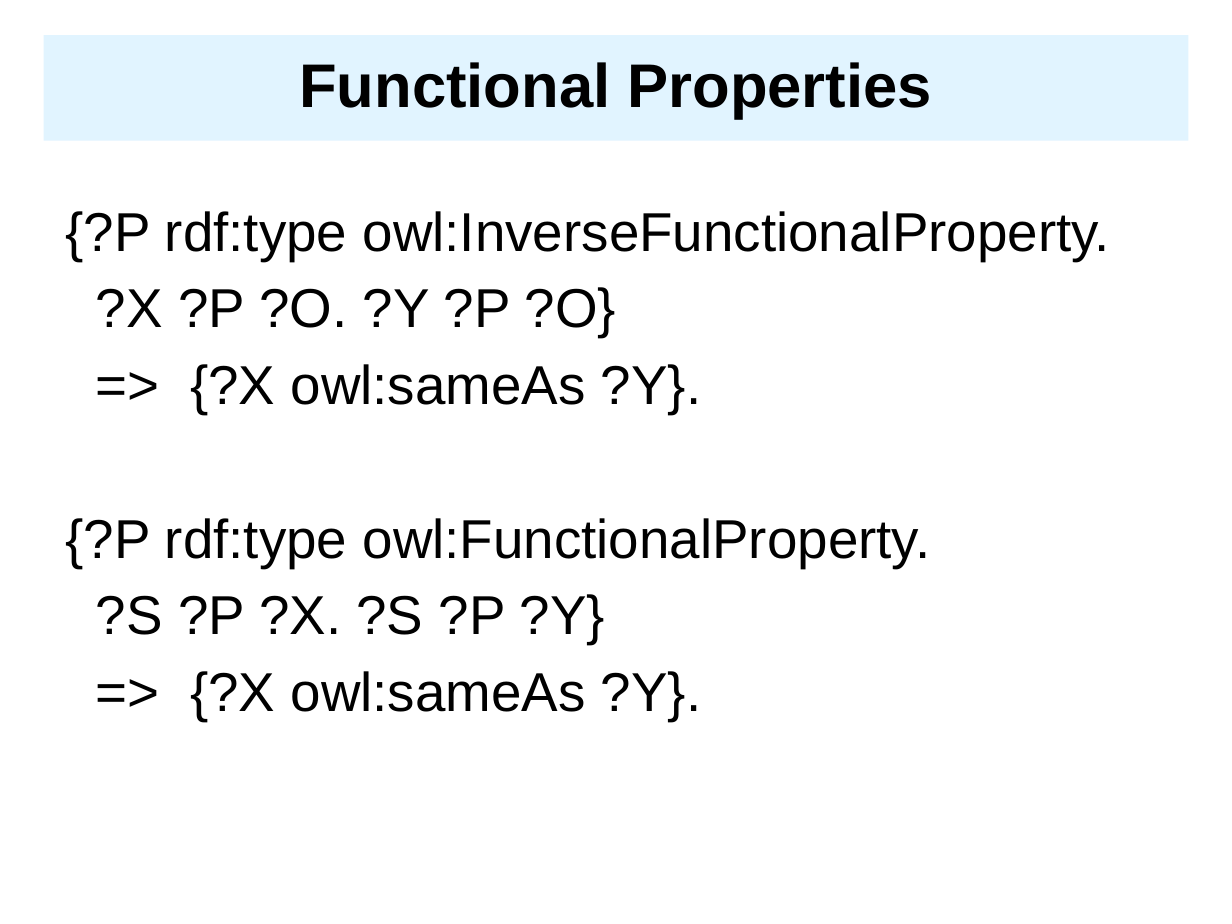
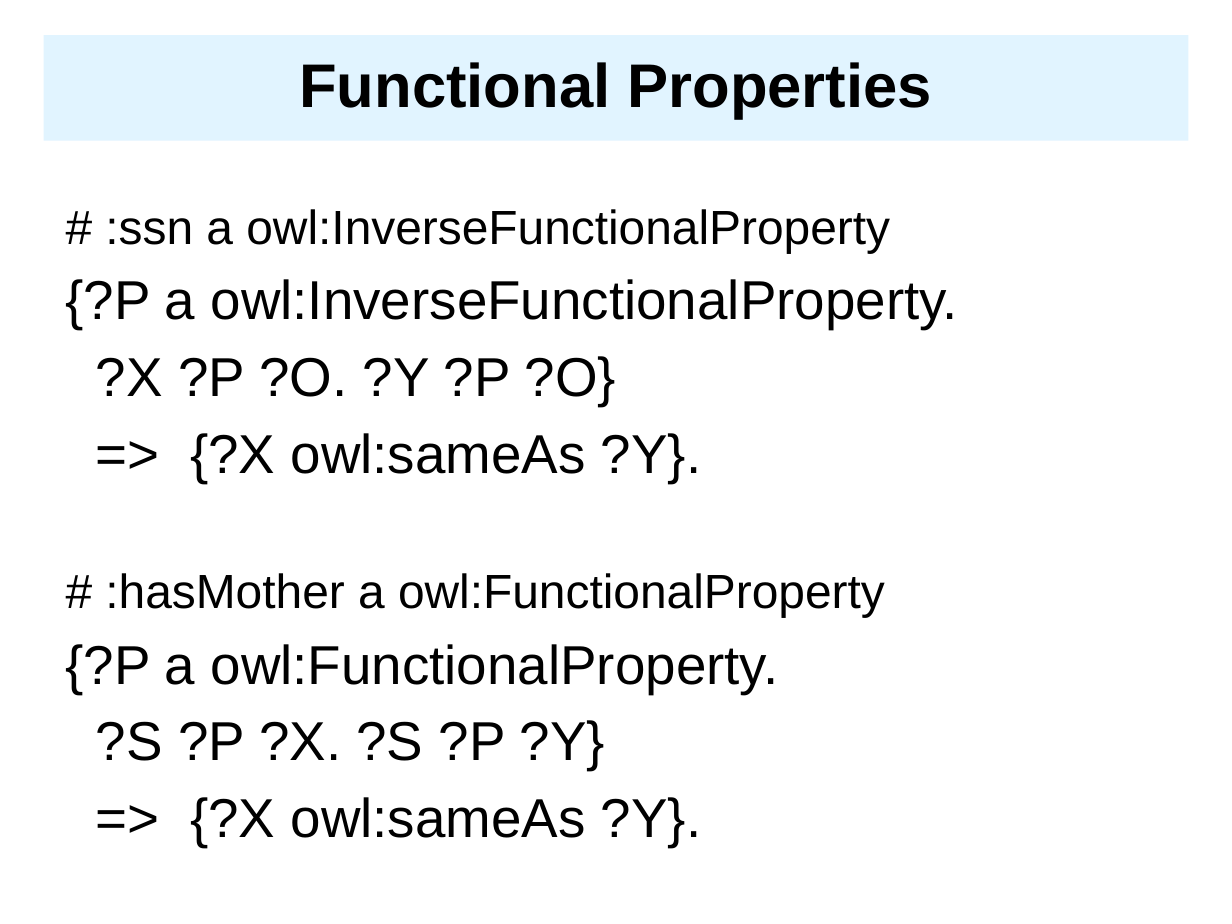
Before and after one commit to UMBC-CMSC-491-691-F19-Knowledge-Graphs/class_material, a slide deck: slide 4 of notes/07_owl/07OWLn3.pptx (slide 3 before the commit). Drawn at 1232x924 pixels with LibreOffice and Linux fonts; fonts in the diff are those of the drawing. Boxes give left, top, right and bottom in pixels: in the first picture for what was removed or moved away, otherwise in the second. Text is boxed around its words. In the diff, an @@ line names an element or a change of style, - is before the commit and + after.

```diff
--- a/notes/07_owl/07OWLn3.pptx
+++ b/notes/07_owl/07OWLn3.pptx
@@ text at (66,209,958,329): text changed; size 32 to 28 pt @@
-{?P rdf:type owl:InverseFunctionalProperty.
+# :ssn a owl:InverseFunctionalProperty
+{?P a owl:InverseFunctionalProperty.
@@ text at (66,573,885,694): text changed; size 32 to 28 pt @@
-{?P rdf:type owl:FunctionalProperty.
+# :hasMother a owl:FunctionalProperty
+{?P a owl:FunctionalProperty.
```
Also in this commit, not shown: 1 other slide changed, 1 slide added, 2 other files.
